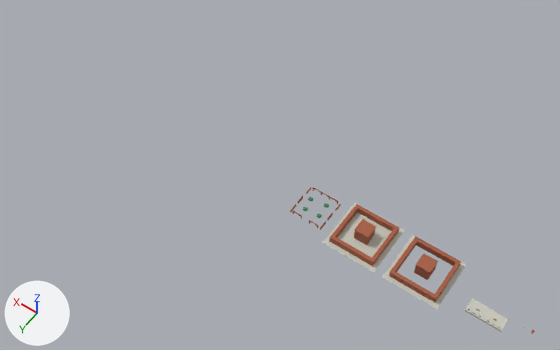
An edit to the glTF model packs/base/assets/models/landmarks/keys-landmarks.glb, drawn before and after from the same camera.
Before and after are seen from a 50 mm camera at (-23.0, 320.0, 521.0) aimed at (198.0, 10.0, 35.0). Arrows for +X, +Y and +Z are at lower left; the lights stay in place. The picture after the commit comes second. Where no turn or scale is listed for an object, it has been applied to the vertices.

Objects in the first picture: 'east_martello_lod0_body', 'east_martello_lod1_body', 'mallory_pier_body' and 1 more.
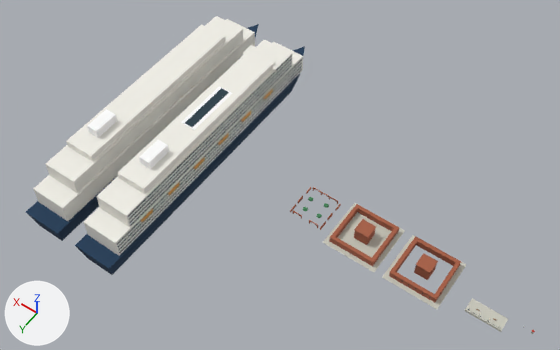
What differs and where, as boxes (x1, y1, x2, y2) in the pictures (560 x 350 px):
'cruise_ship_lod0_body', added
    after: (75, 40, 305, 275)
    faces in mat_car_white (white #f2f0e8): (84, 40, 303, 256)
    faces in mat_car_blue (dark blue #203c58): (75, 46, 305, 275)
    faces in mat_glass (dark blue #293e49): (117, 55, 302, 253)
    faces in mat_trim (white #ffffff): (139, 86, 232, 169)
    faces in mat_car_yellow (orange #e4a23e): (141, 89, 273, 222)
'cruise_ship_lod1_body', added
    after: (26, 16, 259, 241)
    faces in mat_car_white (white #f2f0e8): (33, 16, 255, 221)
    faces in mat_car_blue (dark blue #203c58): (26, 24, 259, 241)
    faces in mat_trim (white #ffffff): (87, 109, 117, 138)

What changed in the scene script:
```text
Add mat_car_blue:
    mat_car_blue = principled_material('car_blue')
    mat_car_blue.base_color = (0.0144, 0.0452, 0.0976)  # dark blue #203c58
    mat_car_blue.roughness = 1.0
Add mat_car_white:
    mat_car_white = principled_material('car_white')
    mat_car_white.base_color = (0.888, 0.871, 0.807)  # white #f2f0e8
    mat_car_white.roughness = 1.0
Add mat_glass:
    mat_glass = principled_material('glass')
    mat_glass.base_color = (0.0222, 0.0482, 0.0666)  # dark blue #293e49
    mat_glass.roughness = 1.0
Add mat_car_yellow:
    mat_car_yellow = principled_material('car_yellow')
    mat_car_yellow.base_color = (0.776, 0.361, 0.0482)  # orange #e4a23e
    mat_car_yellow.roughness = 1.0
Add me_cruise_ship_lod1_body:
    me_cruise_ship_lod1_body.from_pydata(...)  # 42 vertices, 64 faces; spans x -18.0..18.0, y -145.0..145.0, z -8.0..60.0
    # faces by material slot: [16, 36, 12]
    me_cruise_ship_lod1_body.materials.append(mat_car_blue)  # dark blue #203c58
    me_cruise_ship_lod1_body.materials.append(mat_car_white)  # white #f2f0e8
    me_cruise_ship_lod1_body.materials.append(mat_trim)  # white #ffffff
Add me_cruise_ship_lod0_body:
    me_cruise_ship_lod0_body.from_pydata(...)  # 286 vertices, 378 faces; spans x -18.0..18.0, y -145.0..145.0, z -8.0..60.0
    # faces by material slot: [16, 48, 50, 240, 24]
    me_cruise_ship_lod0_body.materials.append(mat_car_blue)  # dark blue #203c58
    me_cruise_ship_lod0_body.materials.append(mat_car_white)  # white #f2f0e8
    me_cruise_ship_lod0_body.materials.append(mat_glass)  # dark blue #293e49
    me_cruise_ship_lod0_body.materials.append(mat_car_yellow)  # orange #e4a23e
    me_cruise_ship_lod0_body.materials.append(mat_trim)  # white #ffffff
Add ob_cruise_ship_lod1_body:
    ob_cruise_ship_lod1_body = bpy.data.objects.new('cruise_ship_lod1_body', me_cruise_ship_lod1_body)
    ob_cruise_ship_lod1_body.location = (335.0, 0.0, 0.0)
Add ob_cruise_ship_lod0_body:
    ob_cruise_ship_lod0_body = bpy.data.objects.new('cruise_ship_lod0_body', me_cruise_ship_lod0_body)
    ob_cruise_ship_lod0_body.location = (280.0, 0.0, 0.0)
```
